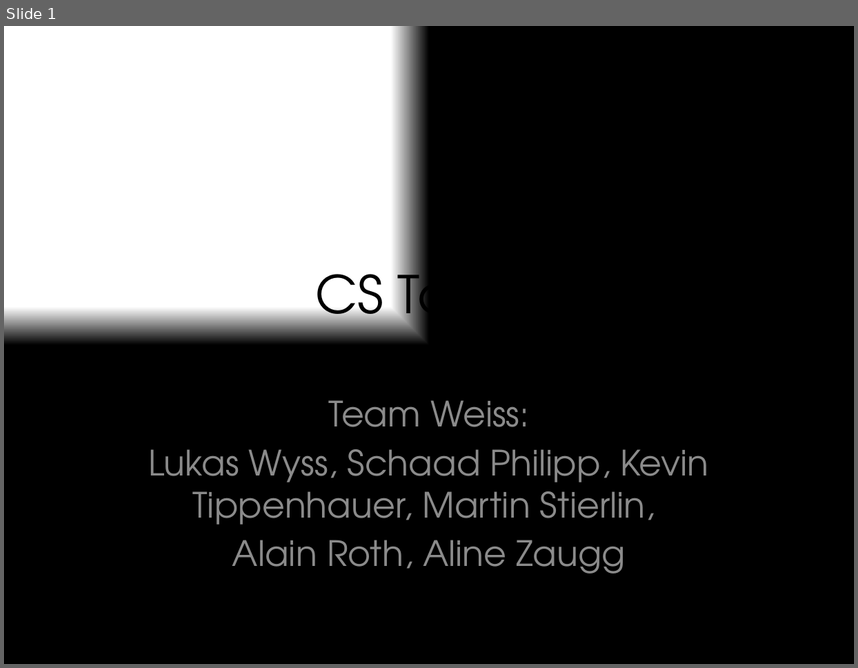
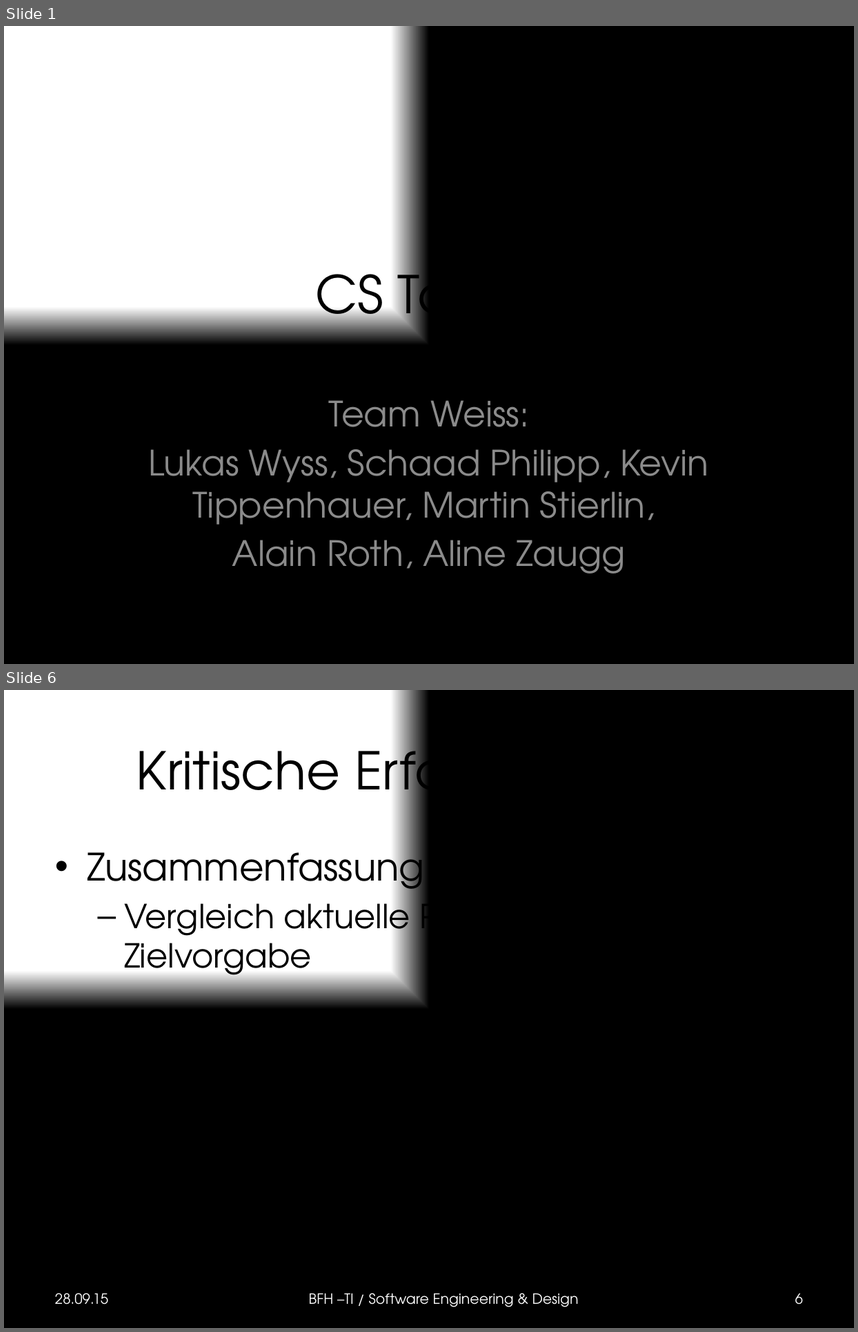
Before and after one commit to k-tipp/ch.bfh.btx8081.w2015.weiss, a slide deck: doc/CS1_Task1/Presentation_CS1_Task1.pptx. Shown one above the other, each under a label of ours: slide 1 before the commit, slides 1 and 6 after it; the slides between them are not shown. The pictures are 858x668 and 858x1332 pixels, drawn with LibreOffice and Linux fonts; fonts in the diff are those of the drawing. Boxes give left, top, right and bottom in pixels: in the first picture for what was removed or moved away, otherwise in the second. Text is boxed around its words. In the diff, an @@ line names an element or a change of style, - is before the commit and + after.

Commit message:
update ppt

```diff
--- a/doc/CS1_Task1/Presentation_CS1_Task1.pptx
+++ b/doc/CS1_Task1/Presentation_CS1_Task1.pptx
@@ slide 6 added at (4, 690, 854, 1328), background gradient #FFFFFF to #000000 @@
@@ title added at (136, 735, 721, 813), 44 pt, text #000000 @@
+Kritische Erfolgsfaktoren
@@ text added at (87, 841, 628, 983), 28 pt, text #000000 @@
+• Zusammenfassung
+  – Vergleich aktuelle Performance & Zielvorgabe
@@ text added at (55, 1292, 108, 1304), 12 pt, text #FFFFFF @@
+28.09.15
@@ text added at (309, 1292, 579, 1307), 12 pt, text #FFFFFF @@
+BFH –TI / Software Engineering & Design
@@ page number added at (795, 1293, 803, 1304), 12 pt, text #FFFFFF @@
+6
```
Also in this commit, not shown: 6 other slides added, 2 slides removed.
